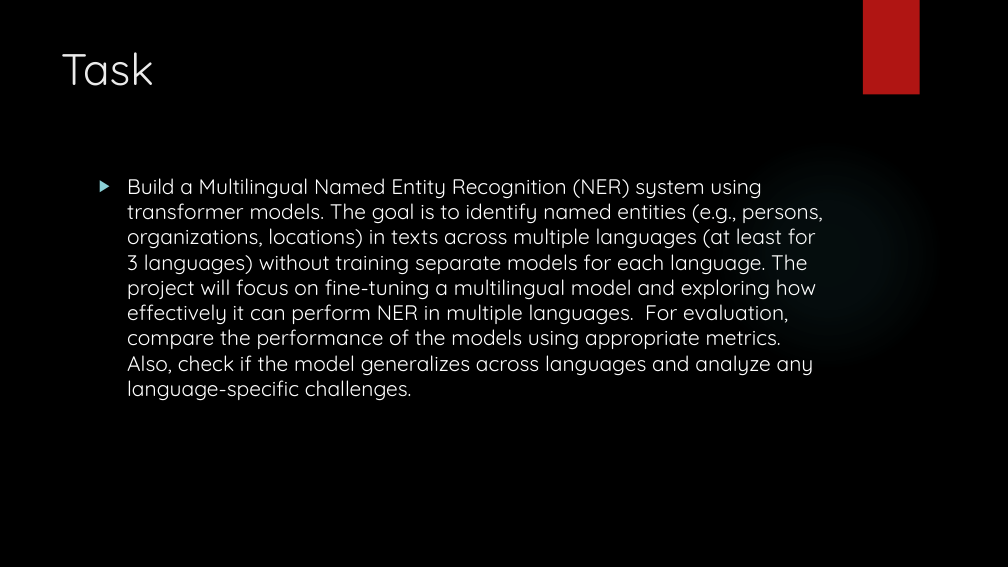
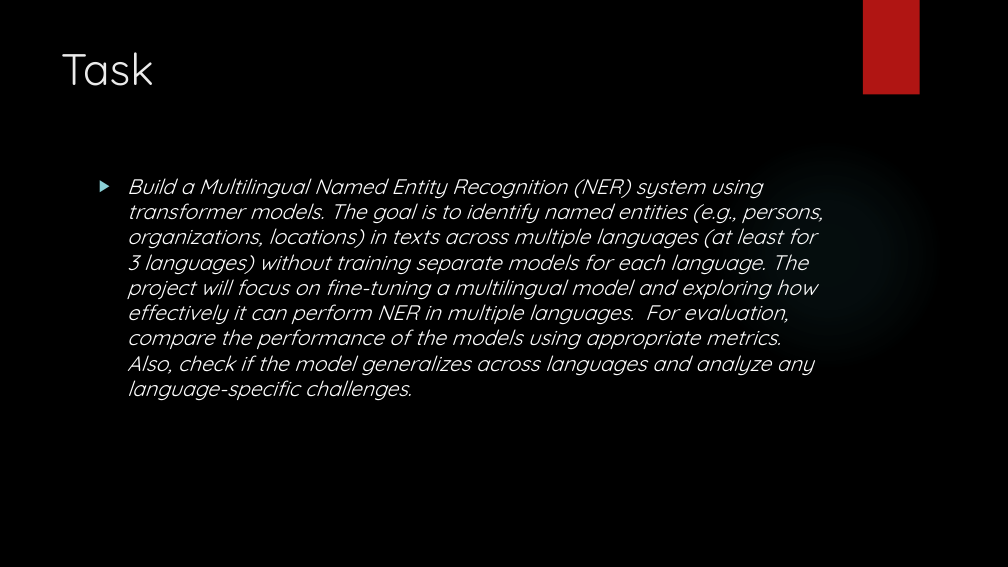
Before and after one commit to Beabir/TaskModule4_MNER, a slide deck: slide 2 of CAS NLP Module 4_jd_bb.pptx. Drawn at 1008x567 pixels with LibreOffice and Linux fonts; fonts in the diff are those of the drawing; background and template pictures are left out. Boxes give left, top, right and bottom in pixels: in the first picture for what was removed or moved away, otherwise in the second. Text is boxed around its words. In the diff, an @@ line names an element or a change of style, - is before the commit and + after.

```diff
--- a/CAS NLP Module 4_jd_bb.pptx
+++ b/CAS NLP Module 4_jd_bb.pptx
@@ text "Build a Multilingual Named Entity ..." at (127,178,823,401): italic on @@
```
Also in this commit, not shown: 7 other slides changed, 2 slides added, 1 slide removed, 1 other file.
